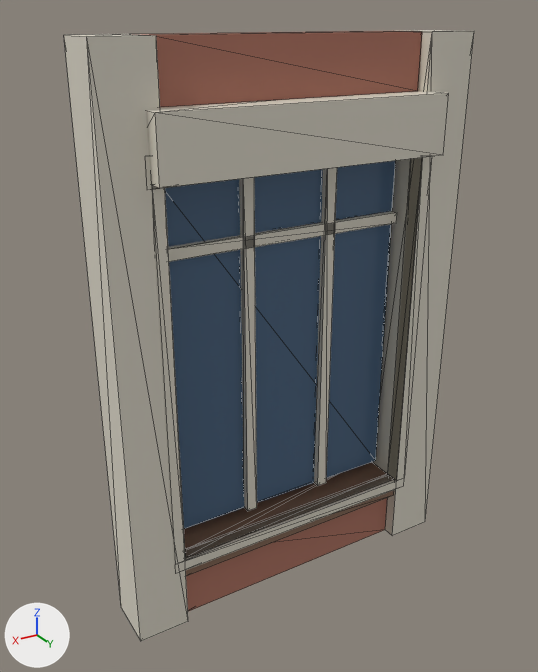
Renders of the glTF model blender_artist/sources/original/gn_shopfront_bay_2m.glb from each side of a commit.
Camera for both pictures: a camera (50 mm lens) standing at (1.97, 3.12, 3.07) and looking at (0.1, 0.01, 1.51). Lighting does not change. The marker at lower left points along +X, +Y and +Z. The older version comes first. Mesh edges are drawn as thin lines.

In view in the first picture: 'GnShopfrontBay'.
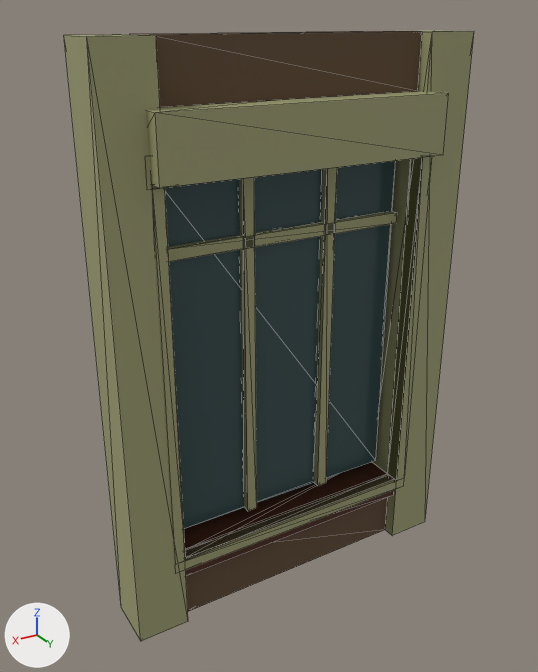
Boxes (x1, y1, x2, y2) around the edits, measured in the pictures (538 x 672 px):
```json
{"object": "GnShopfrontBay", "change": "recoloured", "before": [64, 30, 474, 641], "after": [64, 30, 474, 641], "on screen": "darker"}
```

Edits to the scene script, one JSON object a line:
```json
{"op": "set", "path": "mat_gn_brick_wall.base_color", "old": "(0.42, 0.17, 0.12)", "new": "(0.116, 0.0692, 0.0358)", "note": "brown #ad7361 -> brown #604a35"}
{"op": "set", "path": "mat_gn_stone_trim.base_color", "old": "(0.72, 0.68, 0.58)", "new": "(0.348, 0.348, 0.177)", "note": "pale yellow #ddd7c8 -> beige #9f9f75"}
{"op": "set", "path": "mat_gn_dark_glass.base_color", "old": "(0.07, 0.13, 0.22)", "new": "(0.0395, 0.0761, 0.0801)", "note": "blue #4b6581 -> dark cyan #384e50"}
```
